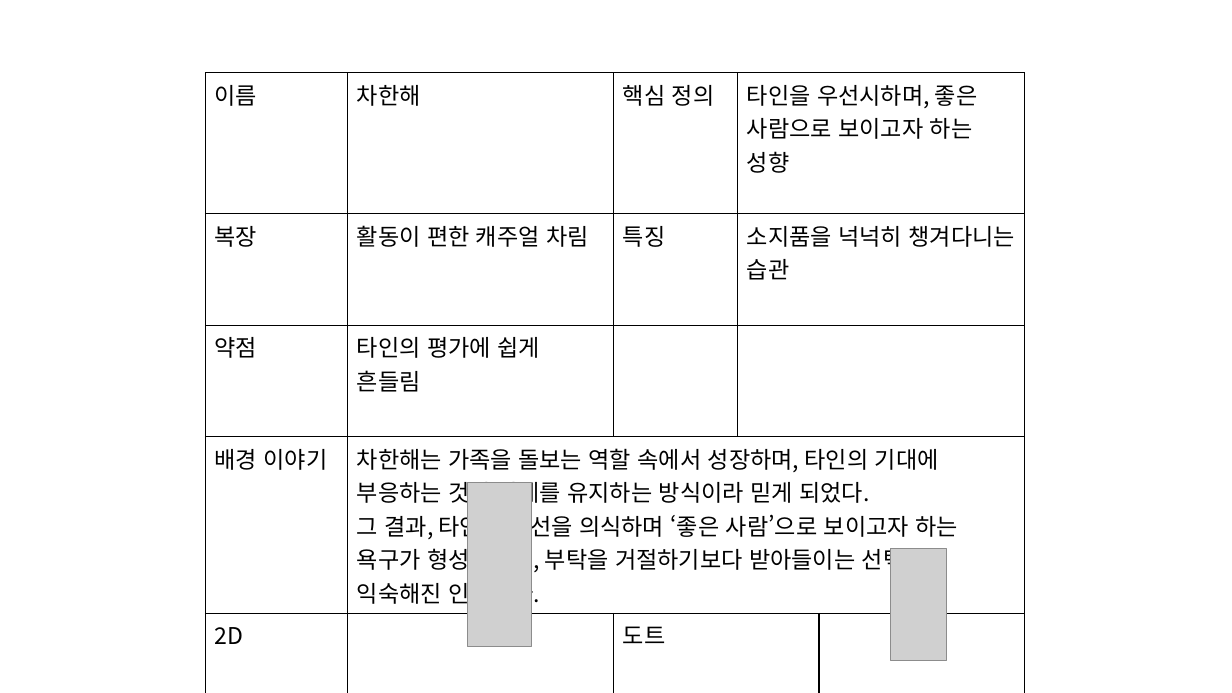
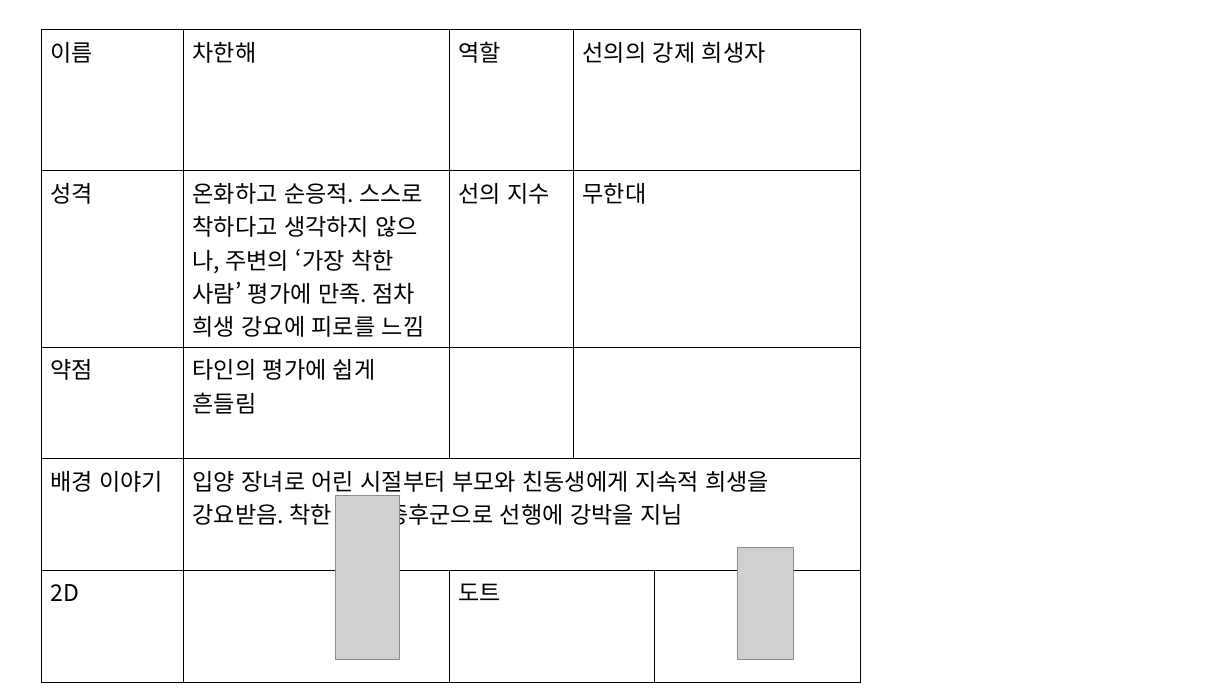
Before and after one commit to ysooj/Gihoek_4, a slide deck: slide 7 of (4.16) 캐릭터 시트.pptx. Drawn at 1232x693 pixels with LibreOffice and Linux fonts; fonts in the diff are those of the drawing; grey boxes stand for pictures. Boxes give left, top, right and bottom in pixels: in the first picture for what was removed or moved away, otherwise in the second. Text is boxed around its words. In the diff, an @@ line names an element or a change of style, - is before the commit and + after.

```diff
--- a/(4.16) 캐릭터 시트.pptx
+++ b/(4.16) 캐릭터 시트.pptx
@@ table at [41, 30, 860, 681] @@
-row 1, column 3: 핵심 정의
+row 1, column 3: 역할
-row 1, column 4: 타인을 우선시하며, 좋은 사람으로 보이고자 하는 성향
+row 1, column 4: 선의의 강제 희생자
-row 2: 복장 | 활동이 편한 캐주얼 차림 | 특징 | 소지품을 넉넉히 챙겨다니는 습관 | 
+row 2: 성격 | 온화하고 순응적. 스스로 착하다고 생각하지 않으나, 주변의 ‘가장 착한 사람’ 평가에 만족. 점차 희생 강요에 피로를 느낌 | 선의 지수 | 무한대 | 
-row 4, column 2: 차한해는 가족을 돌보는 역할 속에서 성장하며, 타인의 기대에 부응하는 것이 관계를 유지하는 방식이라 믿게 되었다. 그 결과, 타인의 시선을 의식하며 ‘좋은 사람’으로 보이고자 하는 욕구가 형성되었고, 부탁을 거절하기보다 받아들이는 선택에 익숙해진 인물이다.
+row 4, column 2: 입양 장녀로 어린 시절부터 부모와 친동생에게 지속적 희생을 강요받음. 착한 아이 증후군으로 선행에 강박을 지님
@@ table: place and size @@
-table at [205, 73, 1024, 693]
+table at [41, 30, 860, 681]
@@ picture: place and size @@
-picture at [468, 482, 531, 647]
+picture at [335, 495, 399, 660]
@@ picture: place and size @@
-picture at [890, 549, 945, 661]
+picture at [738, 548, 793, 660]
```
Also in this commit, not shown: 5 slides added.
